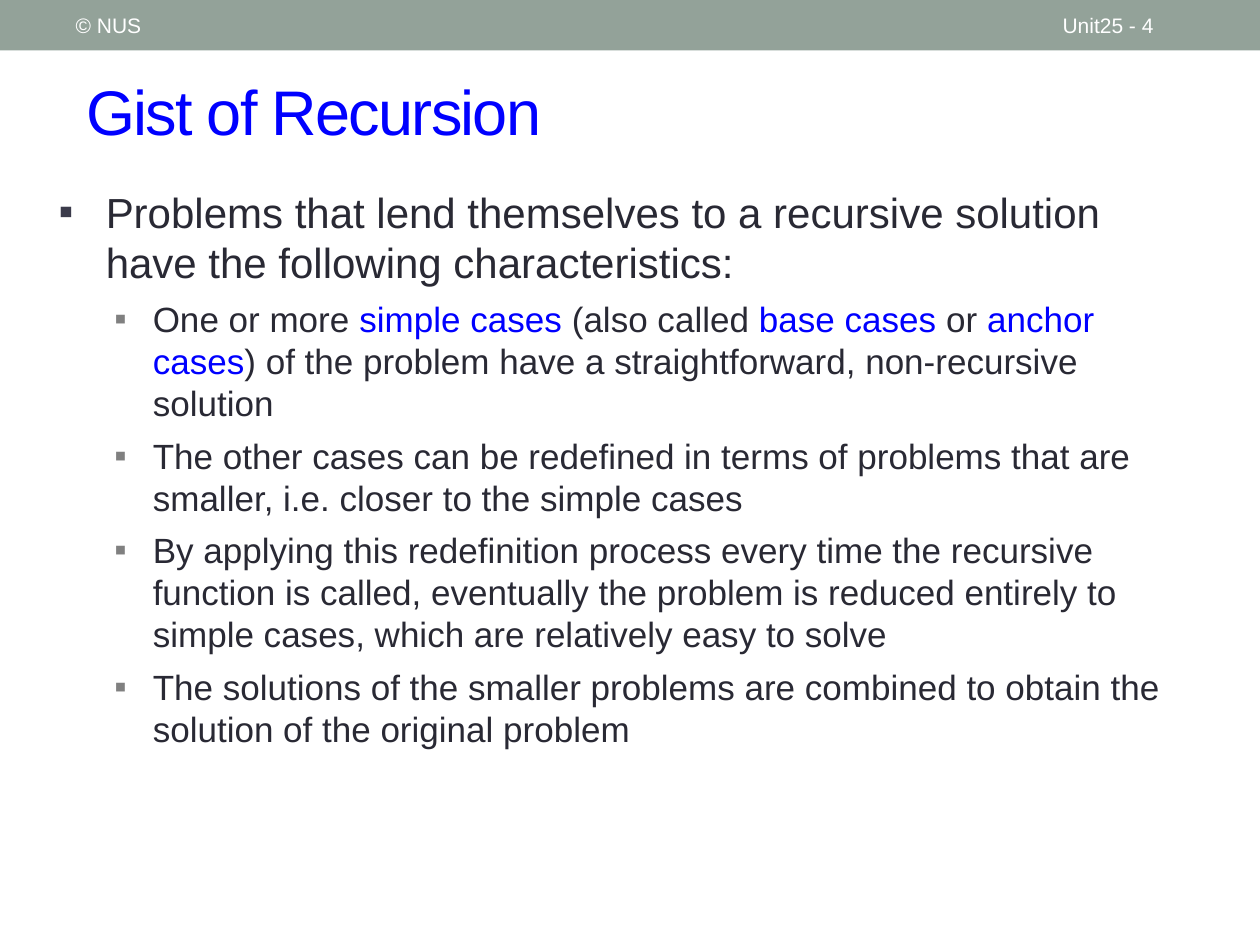
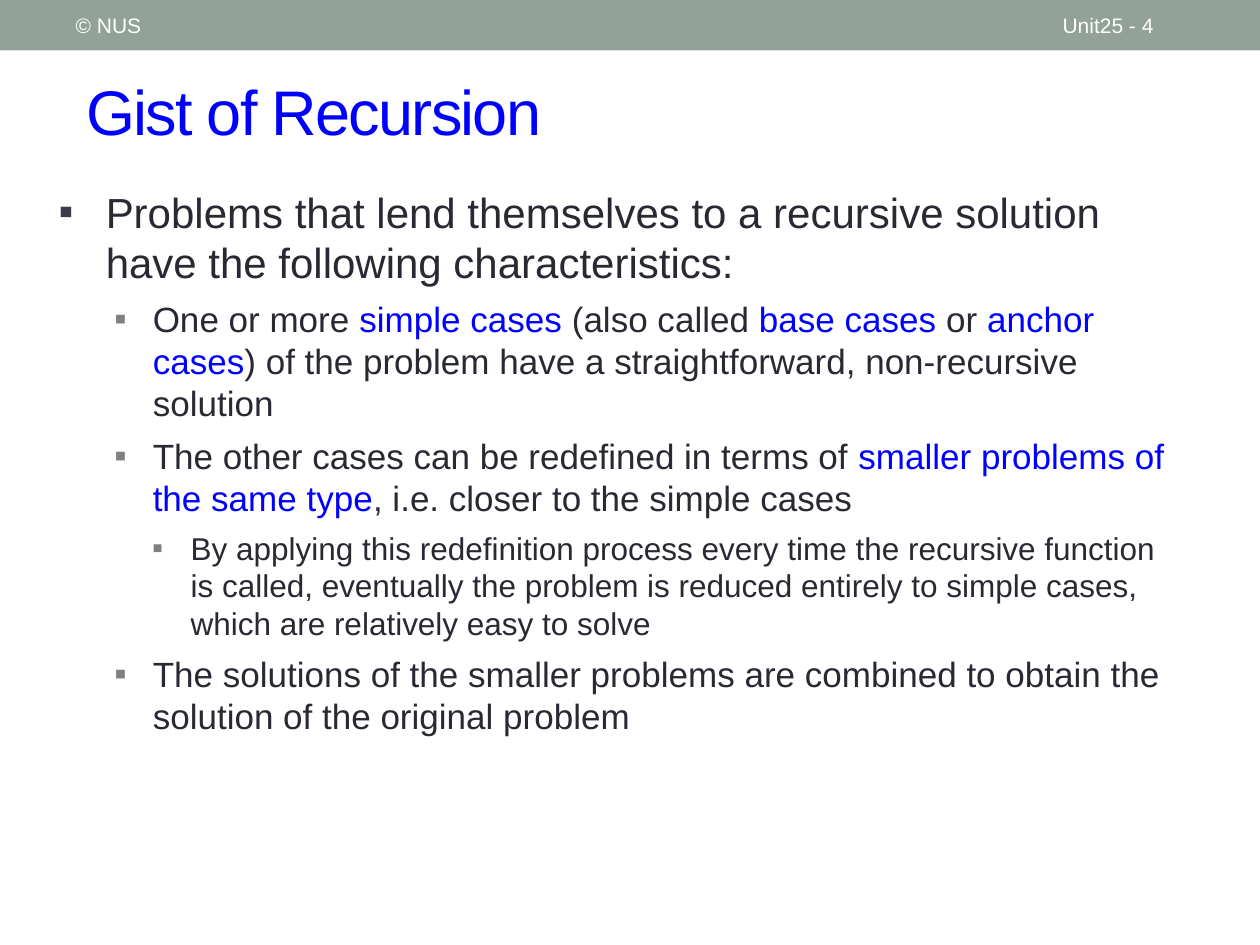
Before and after one commit to nus-cs1010-2021-s2/website, a slide deck: slide 4 of slides/Unit25_Tower of Hanoi.pptx. Drawn at 1260x945 pixels with LibreOffice and Linux fonts; fonts in the diff are those of the drawing. Boxes give left, top, right and bottom in pixels: in the first picture for what was removed or moved away, otherwise in the second. Text is boxed around its words. In the diff, an @@ line names an element or a change of style, - is before the commit and + after.

```diff
--- a/slides/Unit25_Tower of Hanoi.pptx
+++ b/slides/Unit25_Tower of Hanoi.pptx
@@ text at <box>153,443,1164,517</box>: text changed @@
-  ▪ The other cases can be redefined in terms of problems that are smaller, i.e. closer to the simple cases
+  ▪ The other cases can be redefined in terms of smaller problems of the same type, i.e. closer to the simple cases
@@ text at <box>191,537,1154,641</box>: size 20 to 18 pt in "By applying this redefinition process every time ..."; list level 2 to 3 in "By applying this redefinition process ..." @@
```
Also in this commit, not shown: 4 other slides changed, 1 slide added, 5 other files.
